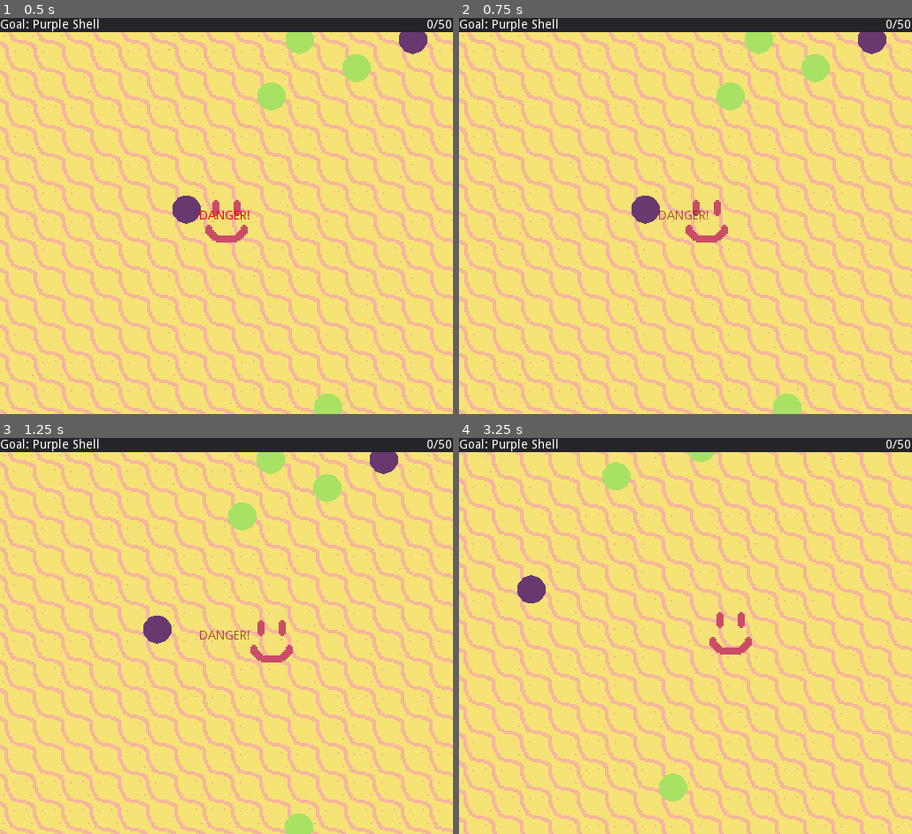
Above: before the commit, frames 1-4 (two rows, left to right).
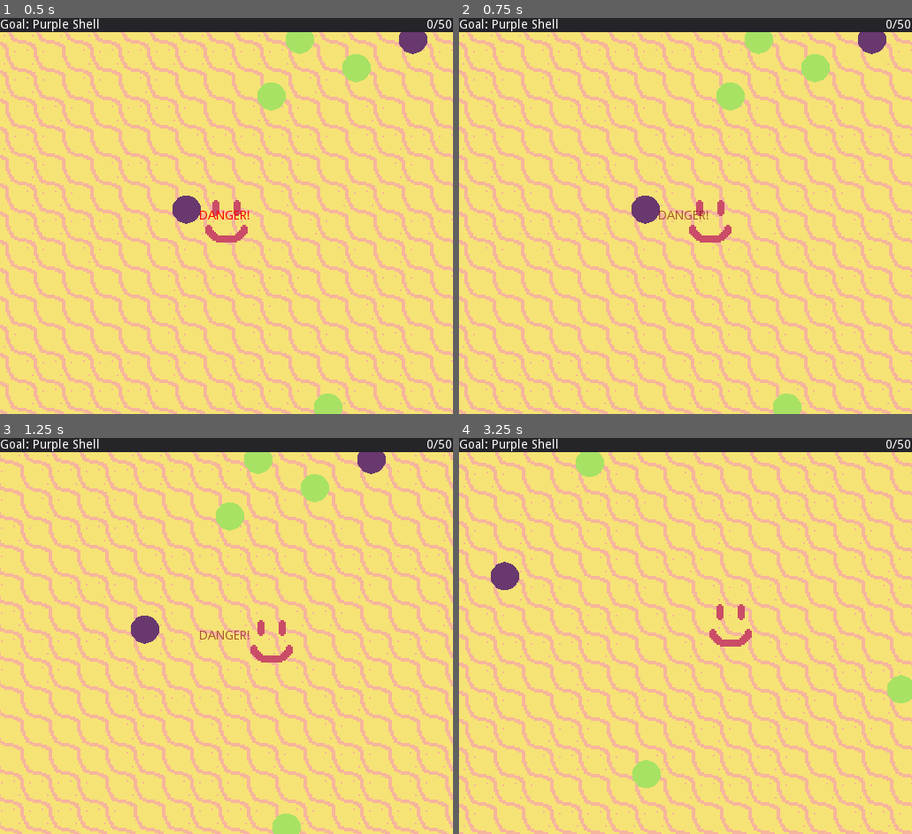
Above: after the commit, the same moments.

Repository: itemcrate/global-game-jam-2019
Game: Godot game, scene res://screens/overworld/Overworld.tscn
Same seed, same stepped clock (60 frames per second), same inputs: the game is played once before the commit and once after it. This scene is started directly instead of the project's main scene.
Inputs:
- Up to frame 1 (0.5 s): no input
- Up to frame 2 (0.75 s): tap Enter (ui_accept) at 0.5 s; hold Right (ui_right) from 0.53 s (still down)
- Up to frame 3 (1.25 s): keep holding Right (ui_right); tap Enter (ui_accept) at 0.77 s
- Up to frame 4 (3.25 s): release Right (ui_right) at 1.28 s; hold Down (ui_down) 1.28-2.03 s; tap Enter (ui_accept) at 1.52, 3.02 s; hold Right (ui_right) 2.03-2.78 s; hold Up (ui_up) from 2.78 s (still down)

Frame 1 is identical in both runs. In frame 2, 0.2% of the frame differs, in the area x 50-61%, y 45-57%; in frame 3, 40%, in the area x 0-100%, y 3-100%; in frame 4, 39%.

Commit message:
Fix player wall collision

Diff:
--- a/autoload/bootstrap/bootstrap.tscn
+++ b/autoload/bootstrap/bootstrap.tscn
@@ -3,7 +3,7 @@
 [ext_resource path="res://autoload/bootstrap/bootstrap.gd" type="Script" id=1]
 [ext_resource path="res://screens/title/title.tscn" type="PackedScene" id=2]
 
-[node name="bootstrap" type="Control"]
+[node name="bootstrap" type="Control" index="0"]
 
 anchor_left = 0.0
 anchor_top = 0.0
--- a/entities/player/player.gd
+++ b/entities/player/player.gd
@@ -1,11 +1,29 @@
 extends KinematicBody2D
 
 enum STATE {MOVE, HIDE}
+
+const SPEED = 70
+
+var move_direction = Vector2(0,0)
 
 onready var current_state = STATE.MOVE
 
 func _ready():
 	set_physics_process(true)
+
+func _physics_process(delta):
+	controls_loop()
+	movement_loop()
+
+func movement_loop():
+	var motion
+
+	if current_state == STATE.MOVE:
+		motion = move_direction.normalized() * SPEED
+	else:
+		motion = 0
+
+	move_and_slide(motion, Vector2(0,0))
 
 func _input(event):
 	# HIDING
@@ -15,24 +33,11 @@
 		else:
 			current_state = STATE.MOVE
 
-func _physics_process(delta):
-	# MOVEMENT
-	if Input.is_action_pressed("ui_down"):
-		if current_state == STATE.HIDE:
-			return
-		self.position.y += 1
+func controls_loop():
+	var LEFT = Input.is_action_pressed("ui_left")
+	var RIGHT = Input.is_action_pressed("ui_right")
+	var UP = Input.is_action_pressed("ui_up")
+	var DOWN = Input.is_action_pressed("ui_down")
 
-	elif Input.is_action_pressed("ui_left"):
-		if current_state == STATE.HIDE:
-			return
-		self.position.x -= 1
-
-	elif Input.is_action_pressed("ui_right"):
-		if current_state == STATE.HIDE:
-			return
-		self.position.x += 1
-
-	elif Input.is_action_pressed("ui_up"):
-		if current_state == STATE.HIDE:
-			return
-		self.position.y -= 1
+	move_direction.x = -int(LEFT) + int(RIGHT)
+	move_direction.y = -int(UP) + int(DOWN)
